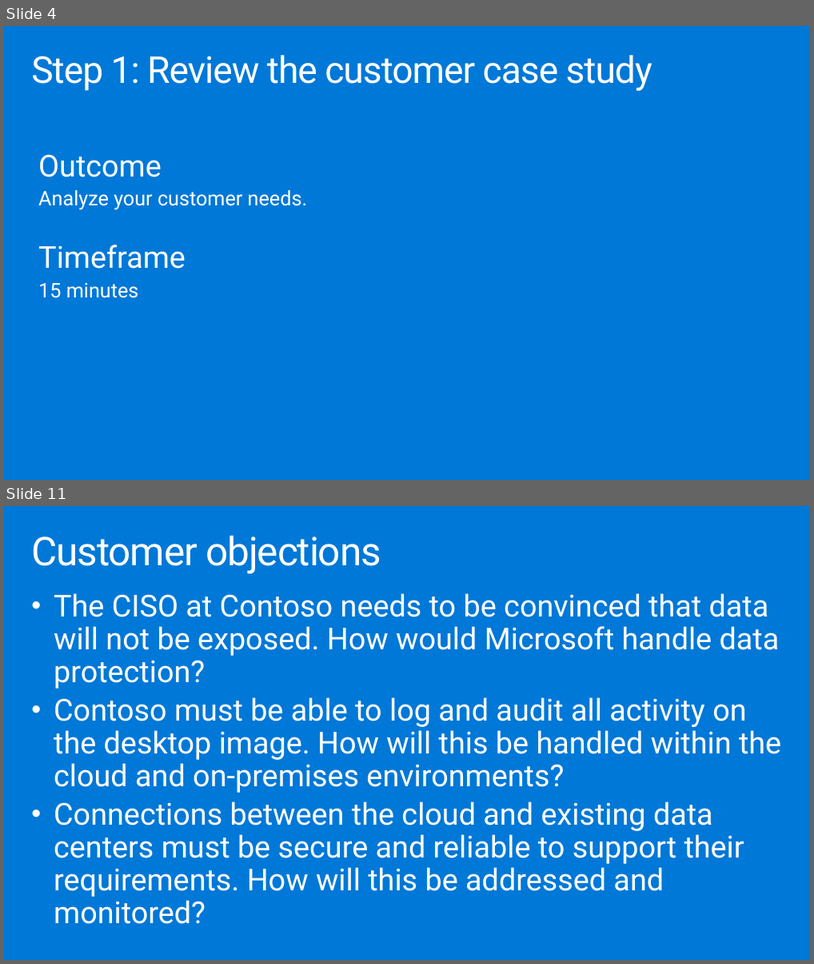
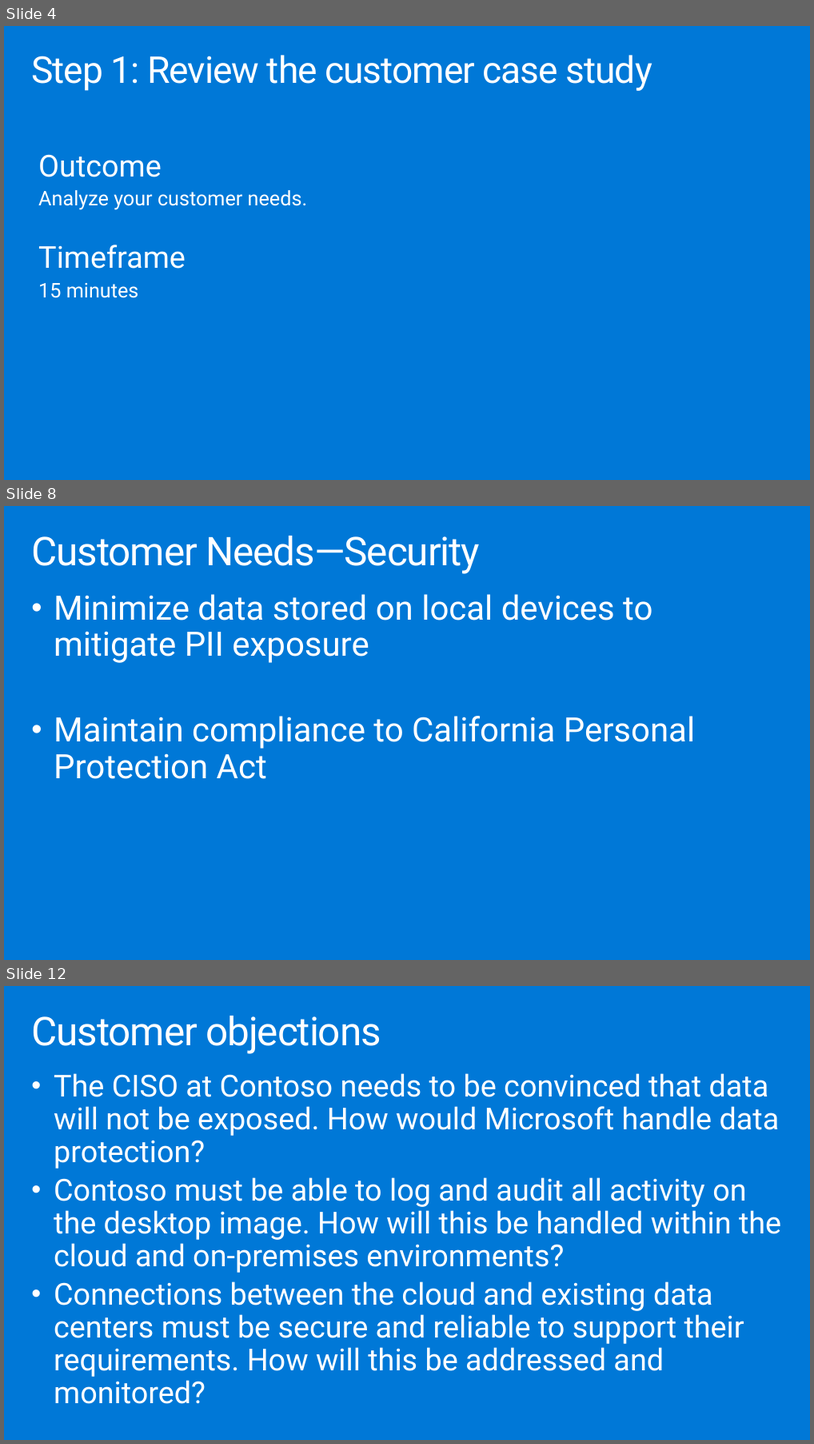
Before and after one commit to dwnatwick/MCW-Windows-Virtual-Desktop, a slide deck: Whiteboard-design-session/WDS trainer presentation - Windows Virtual Desktop.pptx. Shown one above the other, each under a label of ours: slides 4 and 11 before the commit, slides 4, 8 and 12 after it; the slides between them are not shown. The pictures are 814x964 and 814x1444 pixels, drawn with LibreOffice and Linux fonts; fonts in the diff are those of the drawing. Boxes give left, top, right and bottom in pixels: in the first picture for what was removed or moved away, otherwise in the second. Text is boxed around its words. In the diff, an @@ line names an element or a change of style, - is before the commit and + after.

```diff
--- a/Whiteboard-design-session/WDS trainer presentation - Windows Virtual Desktop.pptx
+++ b/Whiteboard-design-session/WDS trainer presentation - Windows Virtual Desktop.pptx
@@ slide 8 added at box(4, 506, 810, 960), background #0078D7 @@
@@ title added at box(31, 536, 480, 574), 47 pt, text #FFFFFF @@
+Customer Needs—Security
@@ text added at box(54, 594, 695, 779), 40 pt, text #FFFFFF @@
+• Minimize data stored on local devices to mitigate PII exposure
+• Maintain compliance to California Personal Protection Act
@@ what was slide 11 is now slide 12 @@
```
Also in this commit, not shown: 11 slides changed, 2 other files.
